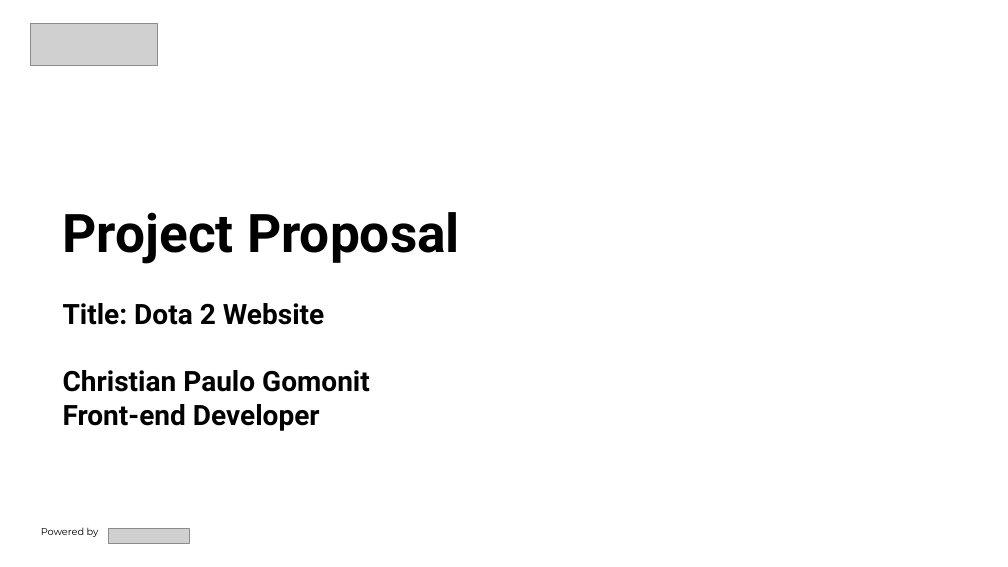
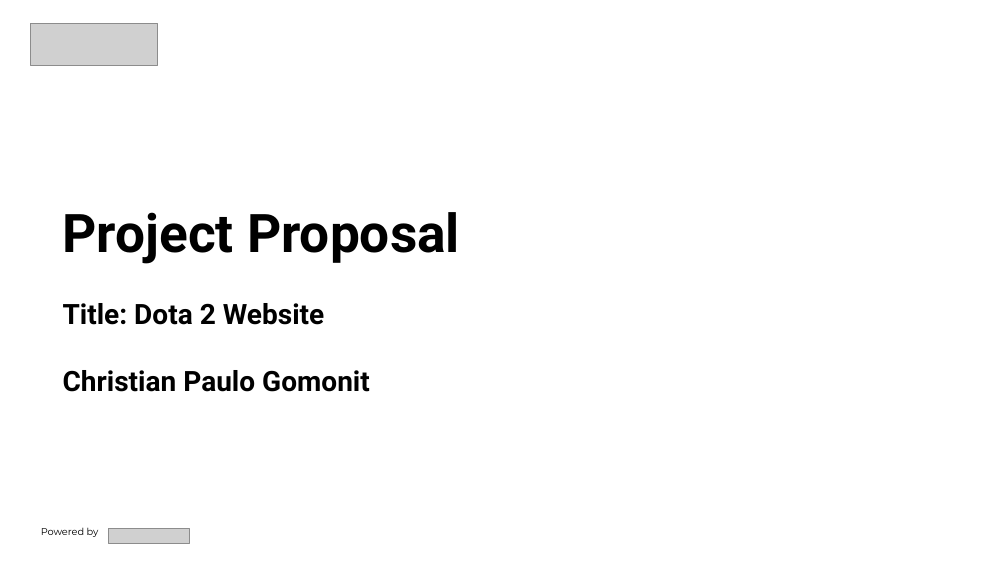
Before and after one commit to xchan824/e-magazine, a slide deck: slide 1 of Christian Paulo Gomonit - Mini Project 1 Proposal.pptx. Drawn at 1008x567 pixels with LibreOffice and Linux fonts; fonts in the diff are those of the drawing; grey boxes stand for pictures; background and template pictures are left out. Boxes give left, top, right and bottom in pixels: in the first picture for what was removed or moved away, otherwise in the second. Text is boxed around its words. In the diff, an @@ line names an element or a change of style, - is before the commit and + after.

```diff
--- a/Christian Paulo Gomonit - Mini Project 1 Proposal.pptx
+++ b/Christian Paulo Gomonit - Mini Project 1 Proposal.pptx
@@ text at <box>63,404,320,431</box>: paragraph removed @@
-Front-end Developer
```
Also in this commit, not shown: 2 other slides changed.
